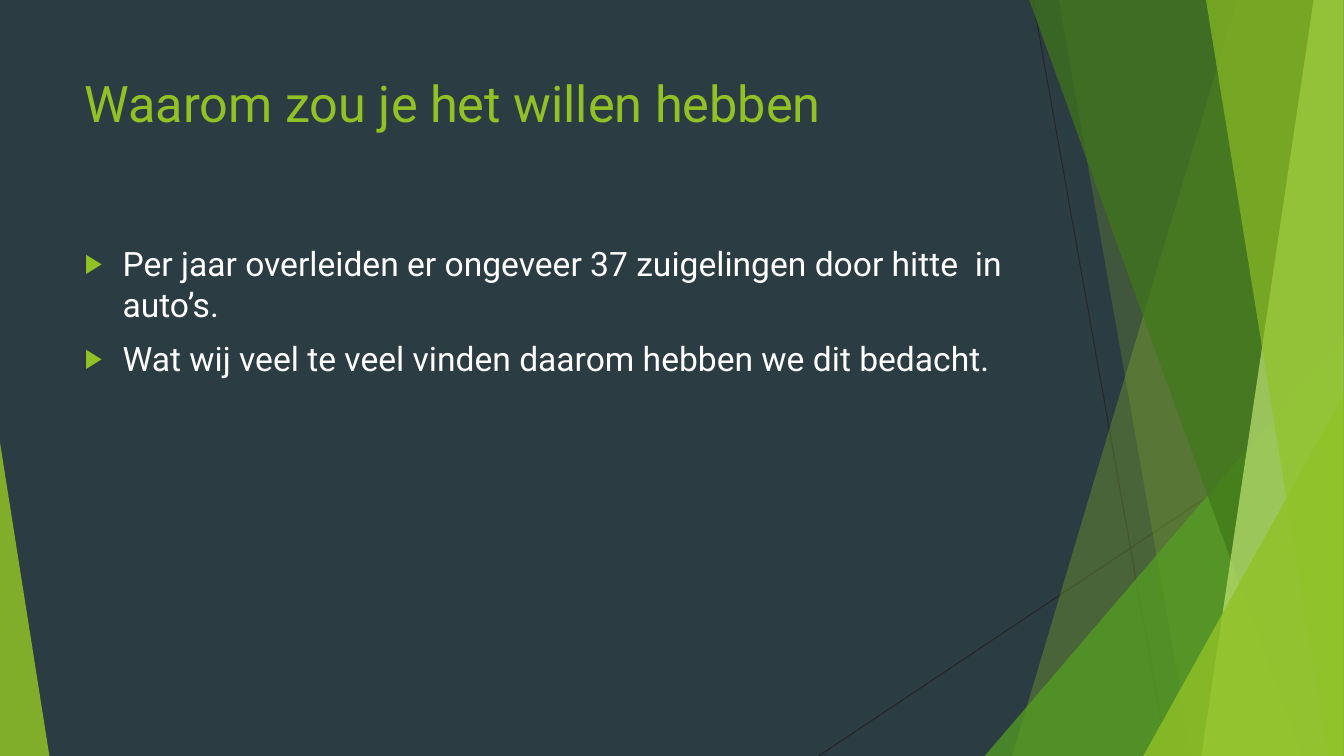
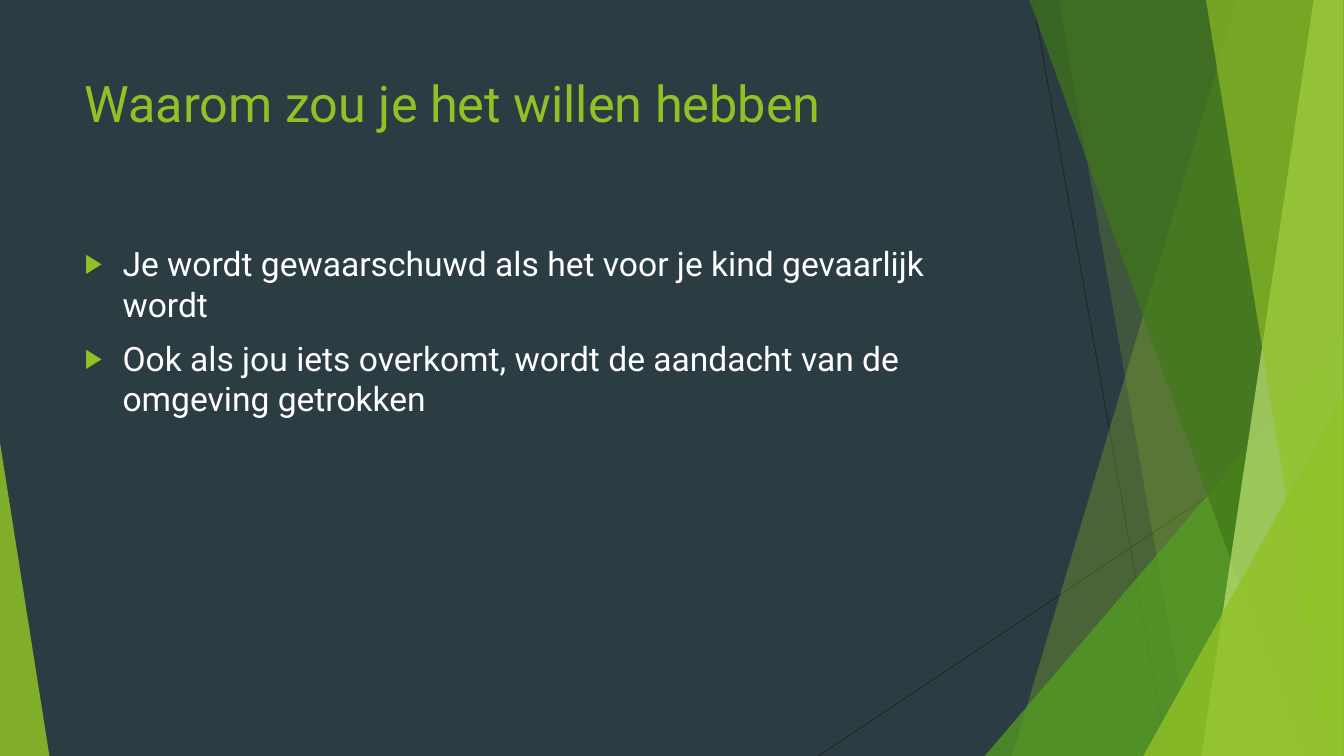
Before and after one commit to BM4GIT/PA-competitie, a slide deck: slide 5 of 2018-2019/ABC Autobewaking/Documenten/Presentatie.pptx (slide 6 before the commit). Drawn at 1344x756 pixels with LibreOffice and Linux fonts; fonts in the diff are those of the drawing. Boxes give left, top, right and bottom in pixels: in the first picture for what was removed or moved away, otherwise in the second. Text is boxed around its words. In the diff, an @@ line names an element or a change of style, - is before the commit and + after.

```diff
--- a/2018-2019/ABC Autobewaking/Documenten/Presentatie.pptx
+++ b/2018-2019/ABC Autobewaking/Documenten/Presentatie.pptx
@@ text at box(123, 250, 924, 418): text changed @@
-▶ Per jaar overleiden er ongeveer 37 zuigelingen door hitte in auto’s.
-▶ Wat wij veel te veel vinden daarom hebben we dit bedacht.
+▶ Je wordt gewaarschuwd als het voor je kind gevaarlijk wordt
+▶ Ook als jou iets overkomt, wordt de aandacht van de omgeving getrokken
```
Also in this commit, not shown: 4 other slides changed, 1 slide added, 1 slide removed, 51 other files.
